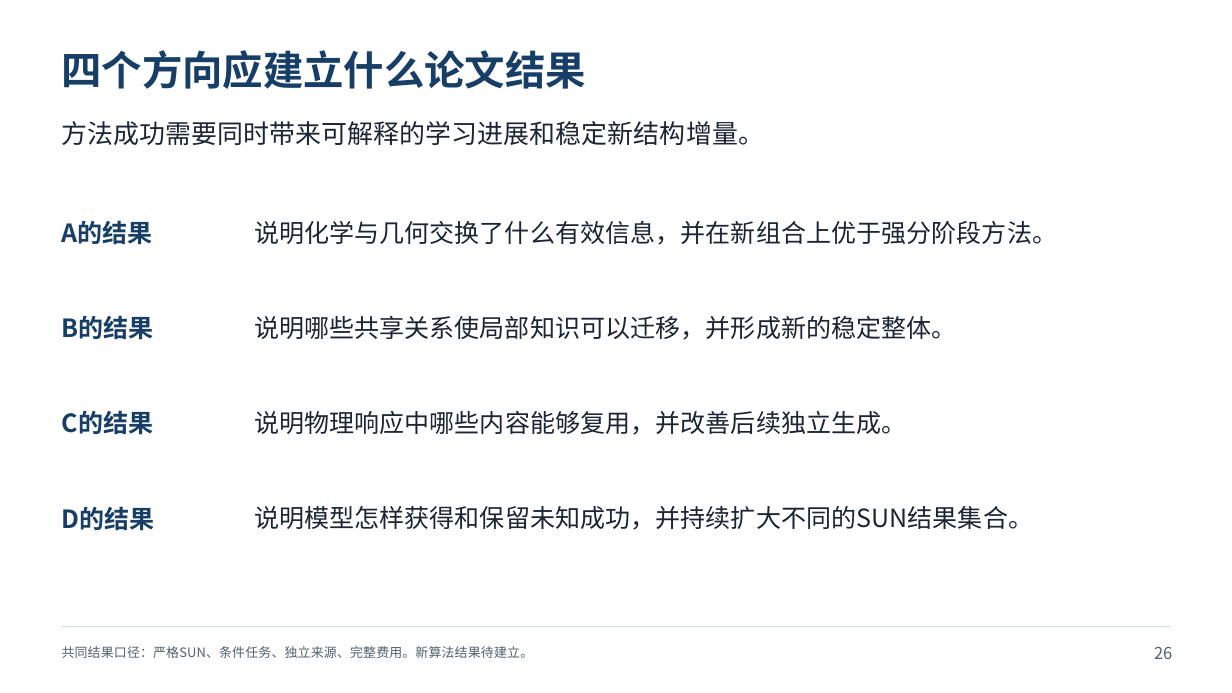
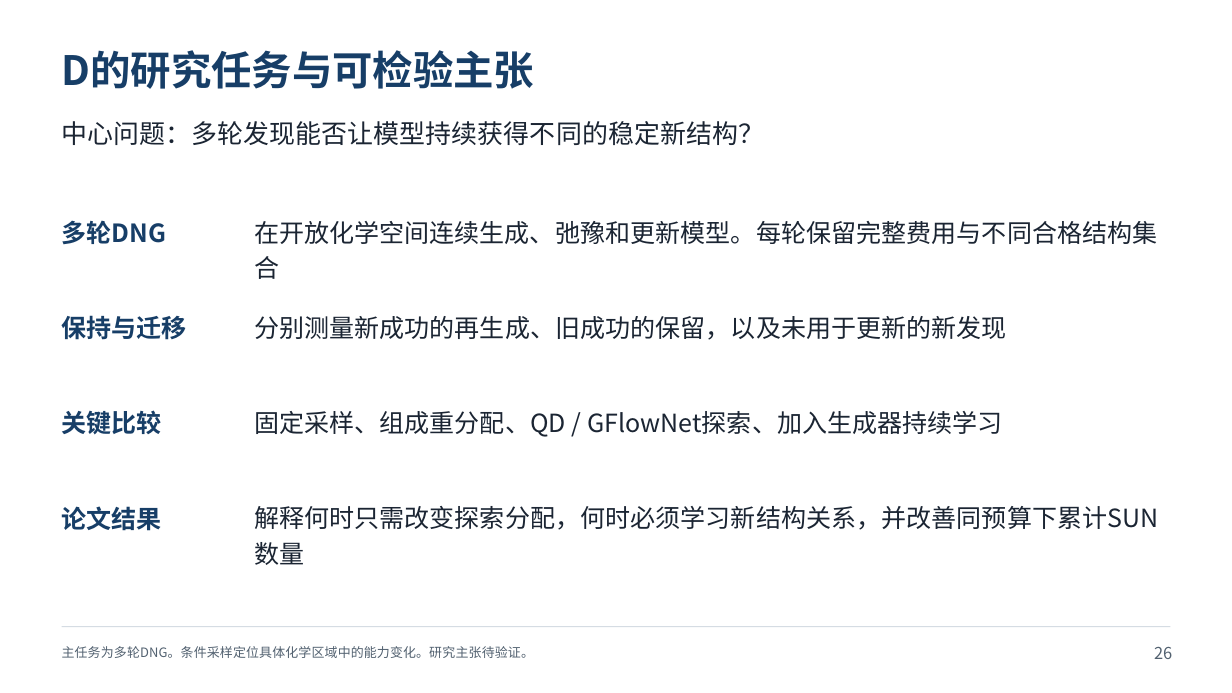
Before and after one commit to YWDDLiang/Research, a slide deck: slide 26 of crystal/evolution/presentation/crystal-generation-research-review.pptx. Drawn at 1232x693 pixels with LibreOffice and Linux fonts; fonts in the diff are those of the drawing. Boxes give left, top, right and bottom in pixels: in the first picture for what was removed or moved away, otherwise in the second. Text is boxed around its words. In the diff, an @@ line names an element or a change of style, - is before the commit and + after.

```diff
--- a/crystal/evolution/presentation/crystal-generation-research-review.pptx
+++ b/crystal/evolution/presentation/crystal-generation-research-review.pptx
@@ text at [62, 50, 535, 89]: text changed @@
-四个方向应建立什么论文结果
+D的研究任务与可检验主张
@@ text at [62, 121, 765, 145]: text changed @@
-方法成功需要同时带来可解释的学习进展和稳定新结构增量。
+中心问题：多轮发现能否让模型持续获得不同的稳定新结构？
@@ text at [62, 220, 167, 244]: text changed @@
-A的结果
+多轮DNG
@@ text at [254, 221, 1157, 279]: text changed @@
-说明化学与几何交换了什么有效信息，并在新组合上优于强分阶段方法。
+在开放化学空间连续生成、弛豫和更新模型。每轮保留完整费用与不同合格结构集合
@@ text at [62, 315, 187, 340]: text changed @@
-B的结果
+保持与迁移
@@ text at [254, 316, 1007, 340]: text changed @@
-说明哪些共享关系使局部知识可以迁移，并形成新的稳定整体。
+分别测量新成功的再生成、旧成功的保留，以及未用于更新的新发现
@@ text at [62, 410, 162, 435]: text changed @@
-C的结果
+关键比较
@@ text at [254, 411, 1003, 437]: text changed @@
-说明物理响应中哪些内容能够复用，并改善后续独立生成。
+固定采样、组成重分配、QD / GFlowNet探索、加入生成器持续学习
@@ text at [62, 506, 162, 531]: text changed @@
-D的结果
+论文结果
@@ text at [254, 506, 1159, 530]: text changed @@
-说明模型怎样获得和保留未知成功，并持续扩大不同的SUN结果集合。
+解释何时只需改变探索分配，何时必须学习新结构关系，并改善同预算下累计SUN数量
@@ text at [62, 646, 534, 658]: text changed @@
-共同结果口径：严格SUN、条件任务、独立来源、完整费用。新算法结果待建立。
+主任务为多轮DNG。条件采样定位具体化学区域中的能力变化。研究主张待验证。
```
Also in this commit, not shown: 13 other slides changed, 16 slides added, 14 slides removed, 5 other files.
